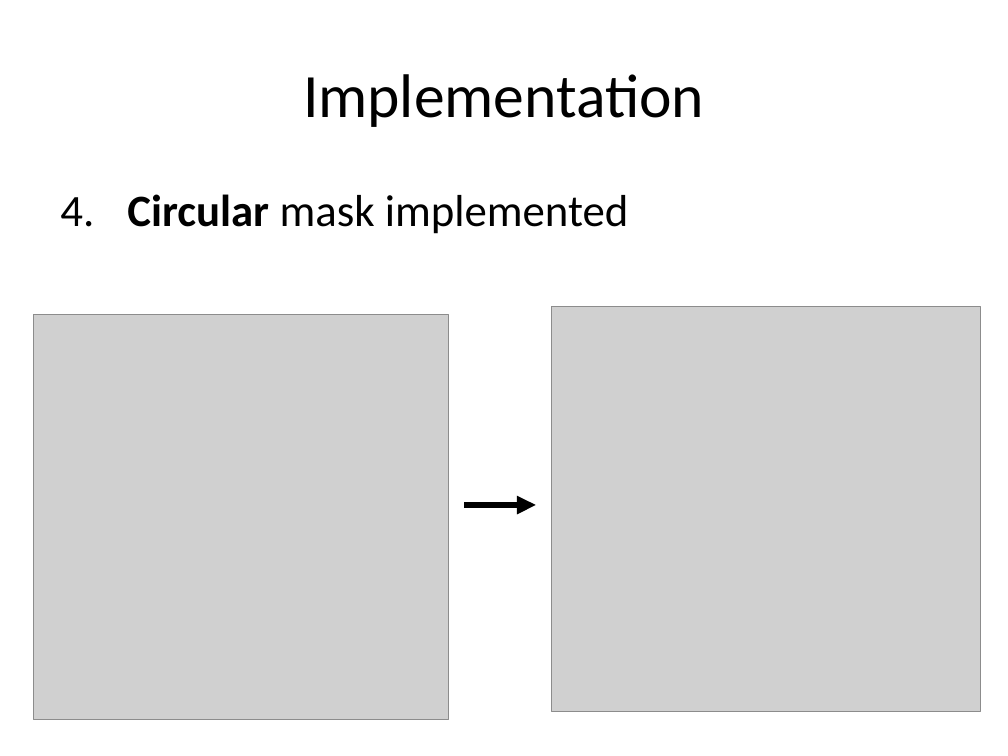
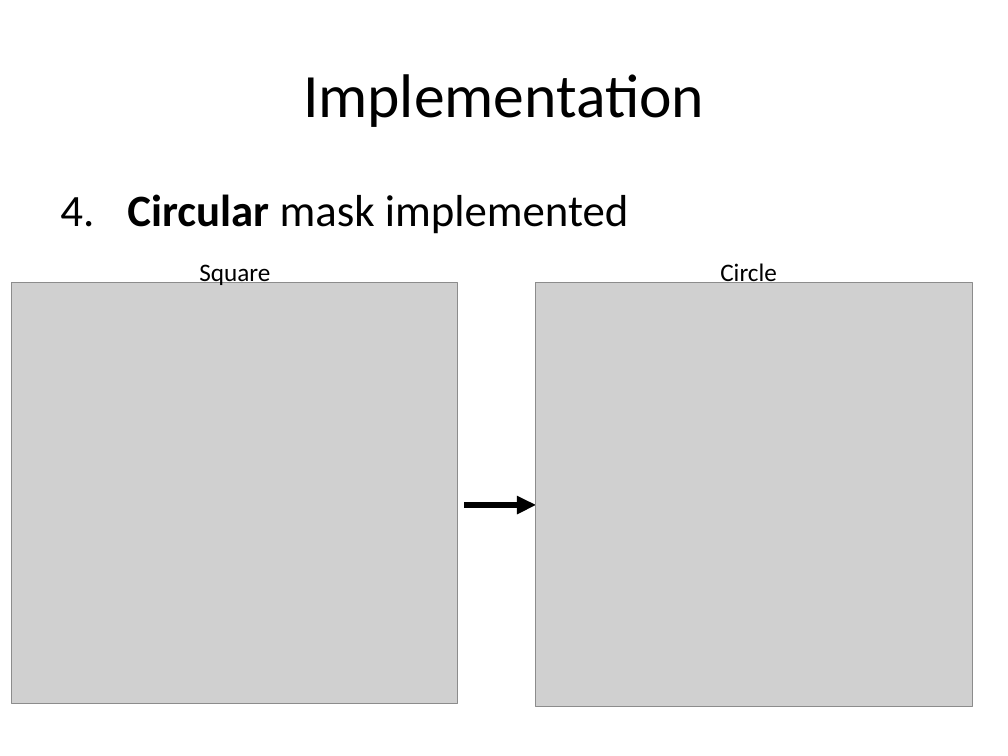
Before and after one commit to michaelwh/susanedge, a slide deck: slide 16 of michael-susanedge-presentation.pptx (slide 15 before the commit). Drawn at 1008x756 pixels with LibreOffice and Linux fonts; fonts in the diff are those of the drawing; grey boxes stand for pictures. Boxes give left, top, right and bottom in pixels: in the first picture for what was removed or moved away, otherwise in the second. Text is boxed around its words. In the diff, an @@ line names an element or a change of style, - is before the commit and + after.

```diff
--- a/michael-susanedge-presentation.pptx
+++ b/michael-susanedge-presentation.pptx
@@ text added at (x1=199, y1=264, x2=270, y2=287), 18 pt, text #000000 @@
+Square
@@ text added at (x1=720, y1=263, x2=777, y2=287), 18 pt, text #000000 @@
+Circle
@@ picture resized from (x1=33, y1=314, x2=449, y2=720) to (x1=12, y1=283, x2=458, y2=704) @@
@@ picture resized from (x1=551, y1=306, x2=980, y2=712) to (x1=535, y1=283, x2=972, y2=708) @@
```
Also in this commit, not shown: 3 other slides changed, 5 slides added, 4 slides removed.
